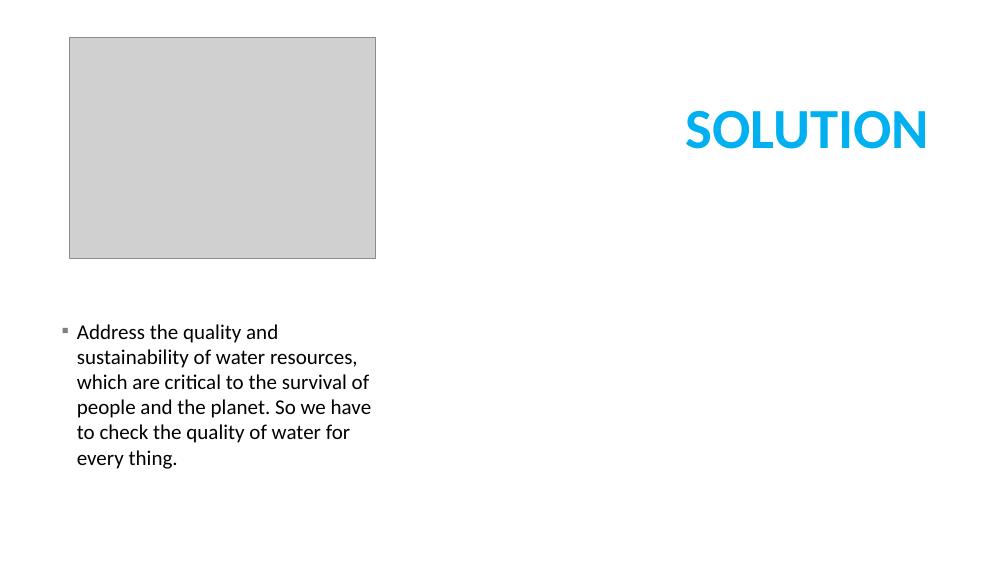
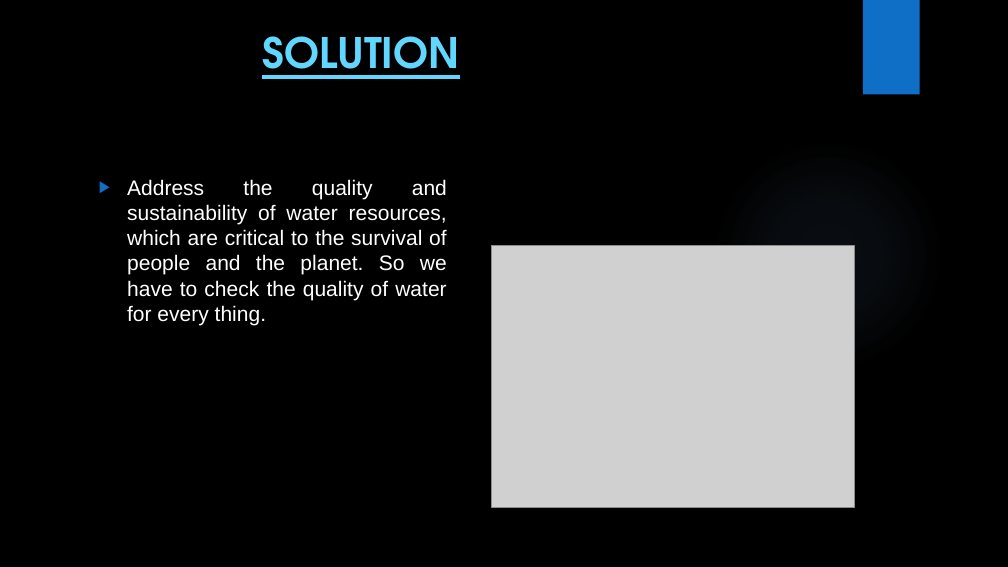
Before and after one commit to Manjima04/CORE-MODULE-5, a slide deck: slide 7 of Water Quality Data Analytics (1).pptx. Drawn at 1008x567 pixels with LibreOffice and Linux fonts; fonts in the diff are those of the drawing; grey boxes stand for pictures; background and template pictures are left out. Boxes give left, top, right and bottom in pixels: in the first picture for what was removed or moved away, otherwise in the second. Text is boxed around its words. In the diff, an @@ line names an element or a change of style, - is before the commit and + after.

```diff
--- a/Water Quality Data Analytics (1).pptx
+++ b/Water Quality Data Analytics (1).pptx
@@ background #FFFFFF to picture (left out) @@
@@ title "SOLUTION": place and size @@
-title "SOLUTION" at bbox=[686, 111, 929, 149]
+title "SOLUTION" at bbox=[262, 36, 460, 79]
@@ title "SOLUTION" at bbox=[262, 36, 460, 79]: size 54 to 40 pt, font Calibri to TeX Gyre Adventor, text colour #00B0F0 to #61D6FF, letter outline #59B0B9 0.52 pt to #009DD9 0.52 pt, underline on; alignment right to left; vertical alignment middle to top @@
@@ rectangle added at bbox=[863, 0, 920, 95], fill #0F6FC6 @@
@@ ellipse added at bbox=[712, 138, 944, 371], fill gradient #82B1E5 @@
@@ text "Address the quality and sustainability ...": place and size @@
-text "Address the quality and sustainability ..." at bbox=[77, 324, 372, 469]
+text "Address the quality and sustainability ..." at bbox=[127, 179, 447, 325]
@@ text "Address the quality and sustainability ..." at bbox=[127, 179, 447, 325]: font Calibri to Arial, text colour #000000 to #FFFFFF; alignment left to justified; bullet ▪ to ▶; more space between paragraphs; bullet colour #808080 to #0F6FC6; vertical alignment middle to top @@
@@ picture: place and size @@
-picture at bbox=[70, 38, 376, 259]
+picture at bbox=[492, 246, 855, 507]
```
Also in this commit, not shown: 9 other slides changed, 3 slides added, 1 slide removed, 2 other files.
